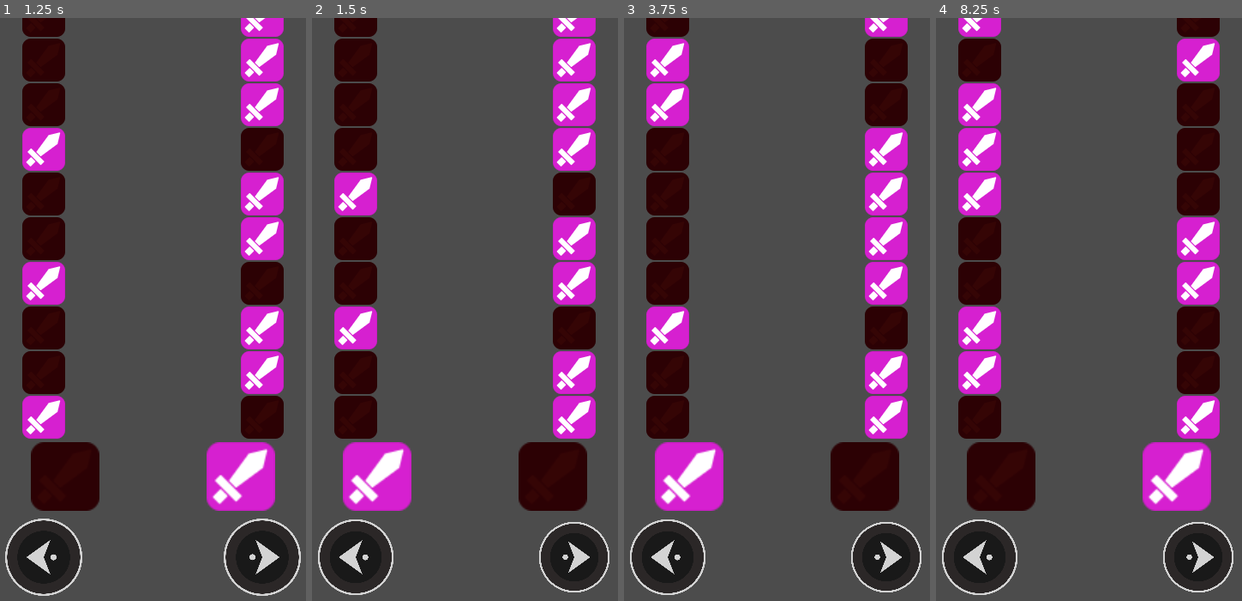
Above: before the commit, frames 1-4 (left to right).
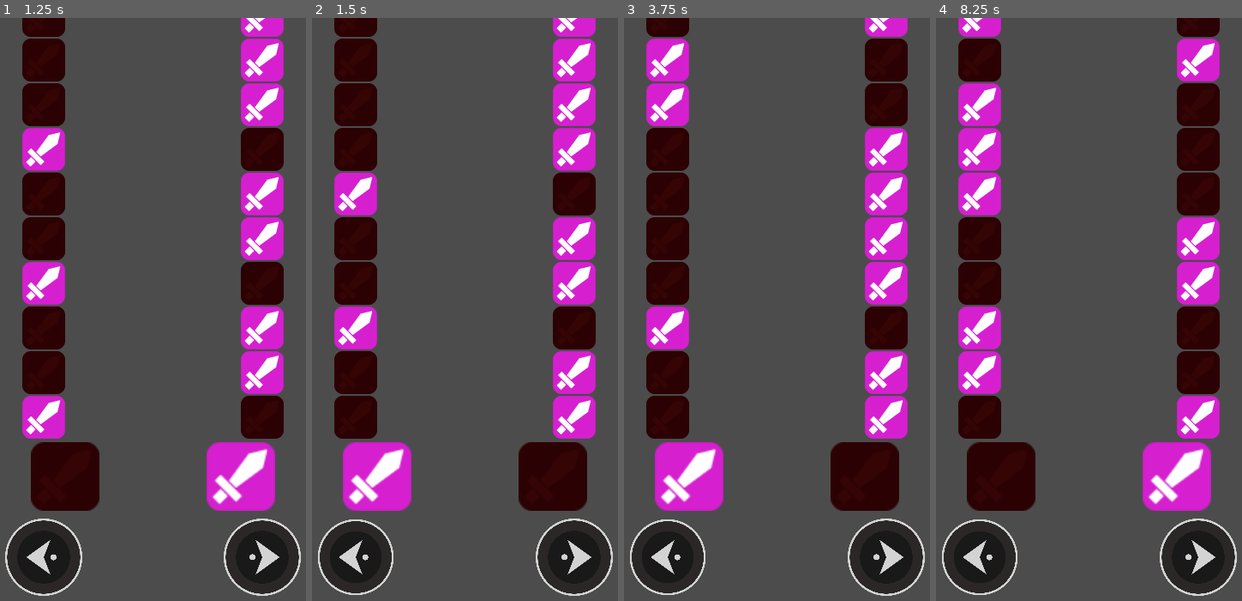
Above: after the commit, the same moments.

Repository: Raizu548/JAM-ChacoDevs
Game: Godot game, scene res://juego/nivel/Nivel.tscn
Two runs of this game, one before a commit and one after it. Both use one fixed random seed, a clock stepped at 60 frames per second and the inputs below. The project has no main scene, so this scene is started directly.
Inputs:
- Up to frame 1 (1.25 s): tap Enter at 0.5 s; tap Right (flecha_der) at 0.6 s
- Up to frame 2 (1.5 s): tap Space at 1.25 s; hold Left (flecha_izq) from 1.28 s (still down); tap Right (flecha_der) at 1.35 s
- Up to frame 3 (3.75 s): tap Enter at 2, 3.5 s; release Left (flecha_izq) at 2.03 s; tap Right (flecha_der) at 2.1, 2.85, 3.6 s; tap Space at 2.75 s; hold Left (flecha_izq) from 3.53 s (still down)
- Up to frame 4 (8.25 s): tap Space at 4.25 s; tap Right (flecha_der) every 0.75 s from 4.35 to 8.1 s; release Left (flecha_izq) at 5.78 s; hold Left (flecha_izq) from 8.03 s (still down)

Frame 1 is identical in both runs. In frame 2, 0.7% of the frame differs, in the area x 73-99%, y 85-100%; in frame 3, 0.7%; in frame 4, 0.7%.

Commit message:
movimiento al centro

Diff:
--- a/juego/nivel/Nivel.gd
+++ b/juego/nivel/Nivel.gd
@@ -8,6 +8,7 @@
 onready var contPosDer = $ConPosDer
 onready var posFueraDer = $PositionFueraDer
 onready var posFueraIzq = $PositionFueraIzq
+onready var posCentro = $PositionCentro
 onready var contenedorDer = $contenedorDer
 onready var contenedorIzq = $contenedorIzq
 onready var tween = $TweenDesplazamiento
@@ -16,7 +17,8 @@
 
 var tamano = 1.6
 var puedePulsar = true
-var cadenciaPulsacion = 0.2
+var cadenciaPulsacion = 0.12
+var velocidadAnimacion = 0.1
 
 func _ready() -> void:
 	timerPulso.wait_time = cadenciaPulsacion
@@ -48,7 +50,7 @@
 		if Input.is_action_just_pressed("flecha_der"):
 			botonDer.esPresionado()
 			var objeto: CuadroAccion = get_node("contenedorDer").get_child(0)
-			desaparecer_objeto(objeto,posFueraDer)
+			mover_al_centro(objeto)
 			objeto = get_node("contenedorIzq").get_child(0)
 			desaparecer_objeto(objeto,posFueraIzq)
 
@@ -60,6 +62,16 @@
 
 		elif Input.is_action_just_pressed("flecha_izq"):
 			botonIzq.esPresionado()
+			var objeto: CuadroAccion = get_node("contenedorIzq").get_child(0)
+			mover_al_centro(objeto)
+			objeto = get_node("contenedorDer").get_child(0)
+			desaparecer_objeto(objeto,posFueraDer)
+
+			bajar_cuadros(contPosDer,contenedorDer)
+			bajar_cuadros(contPosIzq,contenedorIzq)
+			agrandar_ambos_primero()
+			agregar_nuevo_cuadro()
+			puedePulsar = false
 
 
 func seleccionar_tipo() -> String:
@@ -79,10 +91,10 @@
 func agrandar_ambos_primero() -> void:
 	var objDer = get_node("contenedorDer").get_child(1)
 	var objIzq = get_node("contenedorIzq").get_child(1)
-	tween.interpolate_property(objDer,"scale",Vector2(1,1), Vector2(tamano,tamano), 0.1,
+	tween.interpolate_property(objDer,"scale",Vector2(1,1), Vector2(tamano,tamano), velocidadAnimacion,
 		Tween.TRANS_LINEAR,Tween.EASE_IN_OUT)
 	tween.start()
-	tween.interpolate_property(objIzq,"scale",Vector2(1,1), Vector2(tamano,tamano), 0.1,
+	tween.interpolate_property(objIzq,"scale",Vector2(1,1), Vector2(tamano,tamano), velocidadAnimacion,
 		Tween.TRANS_LINEAR,Tween.EASE_IN_OUT)
 	tween.start()
 
@@ -94,15 +106,20 @@
 		var posAbajo = contenedorPos.get_child(i)
 		var objeto = contObj.get_child(i +1)
 		tween.interpolate_property(objeto, "position", objeto.global_position, posAbajo.global_position,
-		0.1, Tween.TRANS_LINEAR, tween.EASE_IN_OUT)
+		velocidadAnimacion, Tween.TRANS_LINEAR, tween.EASE_IN_OUT)
 		tween.start()
 
 
 func desaparecer_objeto(objeto: CuadroAccion, posFuera) -> void:
 	tweenDesap.interpolate_property(objeto,"position",objeto.global_position,posFuera.global_position,
-		0.1, Tween.TRANS_LINEAR,Tween.EASE_IN_OUT)
+		velocidadAnimacion, Tween.TRANS_LINEAR,Tween.EASE_IN_OUT)
 	tweenDesap.start()
-	#objeto.queue_free()
+
+
+func mover_al_centro(objeto: CuadroAccion) -> void:
+	tweenDesap.interpolate_property(objeto,"position",objeto.global_position, posCentro.global_position,
+		velocidadAnimacion, Tween.TRANS_LINEAR,Tween.EASE_IN_OUT)
+	tween.start()
 
 
 func agregar_nuevo_cuadro() -> void:
--- a/juego/nivel/Nivel.tscn
+++ b/juego/nivel/Nivel.tscn
@@ -108,6 +108,9 @@
 [node name="PositionFueraIzq" type="Position2D" parent="."]
 position = Vector2( 110, 710 )
 
+[node name="PositionCentro" type="Position2D" parent="."]
+position = Vector2( 212, 605 )
+
 [node name="TweenDesplazamiento" type="Tween" parent="."]
 
 [node name="TweenDesaparecer" type="Tween" parent="."]
